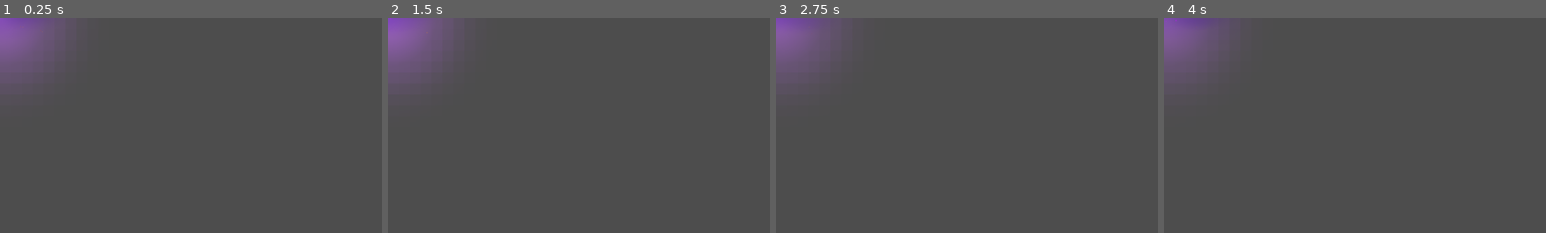
Above: before the commit, frames 1-4 (left to right).
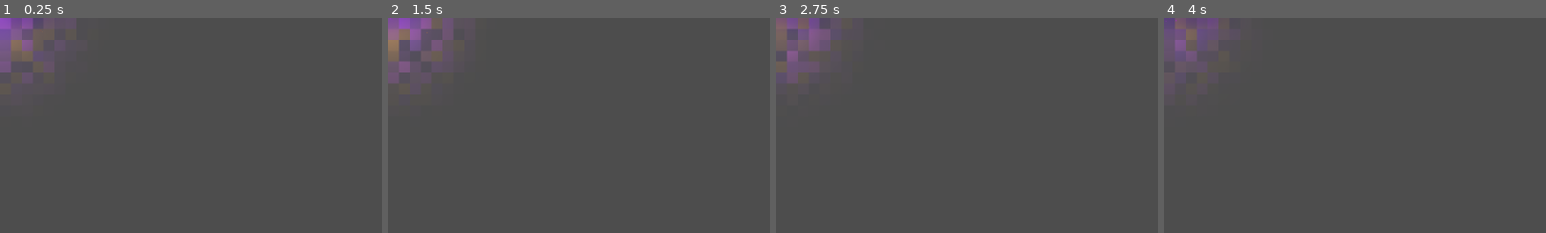
Above: after the commit, the same moments.

Repository: ramonsamagaio/Oathwake-Main
Game: Godot game, scene res://scenes/effects/AltarNativeVFXRig.tscn
The game is run twice, just before and just after one commit, with the same random seed, the same clock (stepped at 60 frames per second) and the same inputs. This scene is started directly instead of the project's main scene.
Inputs (mouse positions are % of the whole screen's width and height, from its top left):
- Up to frame 1 (0.25 s): no input
- Up to frame 2 (1.5 s): tap Enter at 0.5 s; move the mouse to (45, 70) at 0.52 s; hold W 0.53-1.25 s; tap B at 0.6 s; click (45, 70) at 0.67 s; tap Space at 0.77 s; drag from (80, 65) to (45, 70) at 1.27 s
- Up to frame 3 (2.75 s): tap Space at 2 s; move the mouse to (20, 35) at 2.02 s; hold A from 2.03 s (still down); tap 2 at 2.1 s
- Up to frame 4 (4 s): release A at 2.75 s; tap Enter at 2.75 s; drag from (55, 50) to (20, 35) at 2.77 s; tap Space at 3.5, 3.77 s; move the mouse to (35, 25) at 3.52 s; hold S from 3.53 s (still down); tap 4 at 3.6 s
The pictures show only the part of the screen within x 0-50%, y 0-50%; the shares and areas given below are measured in that part.

The runs differ from the first frame. In frame 1, 1.4% of the frame differs, in the area x 2-15%, y 0-29%; in frame 2, 1.7%, in the area x 0-15%, y 0-21%; in frame 3, 1.3%; in frame 4, 1.1%.

Commit message:
Expand native glow overlay shader controls

Diff:
--- a/shaders/effects/pixel_soft_glow.gdshader
+++ b/shaders/effects/pixel_soft_glow.gdshader
@@ -1,13 +1,53 @@
 shader_type canvas_item;
 render_mode blend_add, unshaded;
 
-uniform vec4 glow_color : source_color = vec4(0.68, 0.18, 1.0, 0.45);
+uniform vec4 palette_color_1 : source_color = vec4(0.92, 0.22, 1.00, 0.55);
+uniform vec4 palette_color_2 : source_color = vec4(0.50, 0.08, 0.95, 0.50);
+uniform vec4 palette_color_3 : source_color = vec4(1.00, 0.58, 0.20, 0.42);
+uniform vec4 palette_color_4 : source_color = vec4(0.18, 0.04, 0.40, 0.36);
+uniform vec4 palette_color_5 : source_color = vec4(0.08, 0.02, 0.16, 0.28);
+uniform vec4 palette_color_6 : source_color = vec4(1.00, 1.00, 1.00, 0.38);
+uniform float palette_count : hint_range(1.0, 6.0, 1.0) = 4.0;
+uniform float color_cycle_speed : hint_range(-12.0, 12.0, 0.01) = 0.65;
+uniform float palette_blend : hint_range(0.0, 1.0, 0.01) = 0.55;
+
 uniform float core_radius : hint_range(0.0, 0.5, 0.01) = 0.14;
-uniform float edge_radius : hint_range(0.1, 0.75, 0.01) = 0.5;
+uniform float edge_radius : hint_range(0.1, 0.9, 0.01) = 0.5;
 uniform float falloff : hint_range(0.5, 8.0, 0.1) = 2.8;
-uniform float pixel_steps : hint_range(4.0, 96.0, 1.0) = 28.0;
+uniform float pixel_steps : hint_range(4.0, 256.0, 1.0) = 28.0;
+uniform float opacity : hint_range(0.0, 2.0, 0.01) = 1.0;
+uniform float glow_intensity : hint_range(0.0, 4.0, 0.01) = 1.0;
+
 uniform float pulse_strength : hint_range(0.0, 1.0, 0.01) = 0.12;
-uniform float pulse_speed : hint_range(0.0, 8.0, 0.1) = 1.3;
+uniform float pulse_speed : hint_range(0.0, 12.0, 0.01) = 1.3;
+uniform float flicker_strength : hint_range(0.0, 1.0, 0.01) = 0.14;
+uniform float flicker_speed : hint_range(0.0, 60.0, 0.1) = 12.0;
+uniform float flicker_randomness : hint_range(0.0, 1.0, 0.01) = 0.28;
+uniform float seed_offset : hint_range(0.0, 1000.0, 0.1) = 17.0;
+
+float hash(vec2 p) {
+	p = fract(p * vec2(123.34, 456.21));
+	p += dot(p, p + 45.32);
+	return fract(p.x * p.y);
+}
+
+vec4 palette_at(float index) {
+	if (index < 0.5) { return palette_color_1; }
+	if (index < 1.5) { return palette_color_2; }
+	if (index < 2.5) { return palette_color_3; }
+	if (index < 3.5) { return palette_color_4; }
+	if (index < 4.5) { return palette_color_5; }
+	return palette_color_6;
+}
+
+vec4 sample_palette(float phase) {
+	float count = clamp(palette_count, 1.0, 6.0);
+	float wrapped = mod(phase, count);
+	float low_index = floor(wrapped);
+	float high_index = mod(low_index + 1.0, count);
+	float t = fract(wrapped) * palette_blend;
+	return mix(palette_at(low_index), palette_at(high_index), t);
+}
 
 void fragment() {
 	vec2 pixel_uv = floor(UV * pixel_steps) / pixel_steps + vec2(0.5 / pixel_steps);
@@ -15,7 +55,11 @@
 	float glow_mask = 1.0 - smoothstep(core_radius, edge_radius, distance_from_center);
 	glow_mask = pow(clamp(glow_mask, 0.0, 1.0), falloff);
 
+	float local_seed = hash(floor(pixel_uv * pixel_steps) + vec2(seed_offset, seed_offset * 0.37));
 	float pulse = 1.0 + sin(TIME * pulse_speed) * pulse_strength;
+	float flicker_phase = TIME * (flicker_speed + local_seed * flicker_speed * flicker_randomness) + local_seed * 31.416;
+	float flicker = 1.0 - flicker_strength + (sin(flicker_phase) * 0.5 + 0.5) * flicker_strength;
 	vec4 base_texture = texture(TEXTURE, UV);
-	COLOR = vec4(glow_color.rgb, glow_color.a * glow_mask * pulse * base_texture.a);
+	vec4 palette_color = sample_palette(TIME * color_cycle_speed + local_seed * palette_count);
+	COLOR = vec4(palette_color.rgb, palette_color.a * glow_mask * base_texture.a * pulse * flicker * glow_intensity * opacity);
 }
